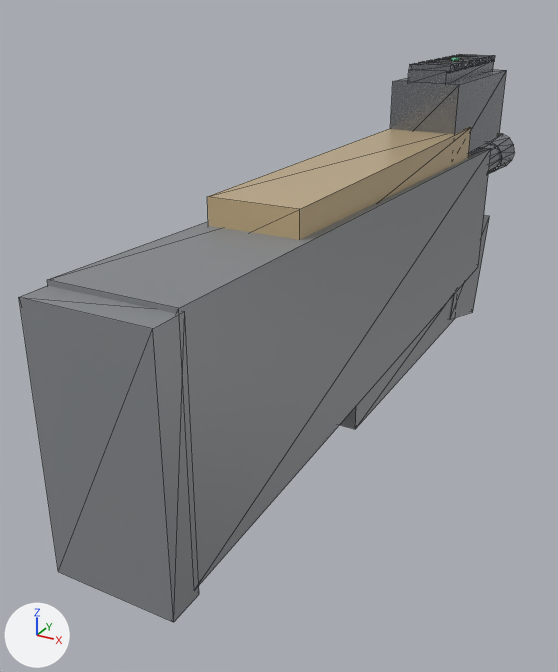
A saved change to the glTF model app/src/main/assets/models/weapon_p90.glb.
Camera for both pictures: a 50 mm camera at (0.16, -0.408, 0.157) aimed at (-0.044, -0.037, -0.028). Arrows for +X, +Y and +Z are at lower left; the lights stay in place. The older version comes first. Mesh edges are drawn as thin lines. Where no turn or scale is listed for an object, it has been applied to the vertices. Vertices at exactly the same position are counted once.

In view in the first picture: 'WeaponRoot'.
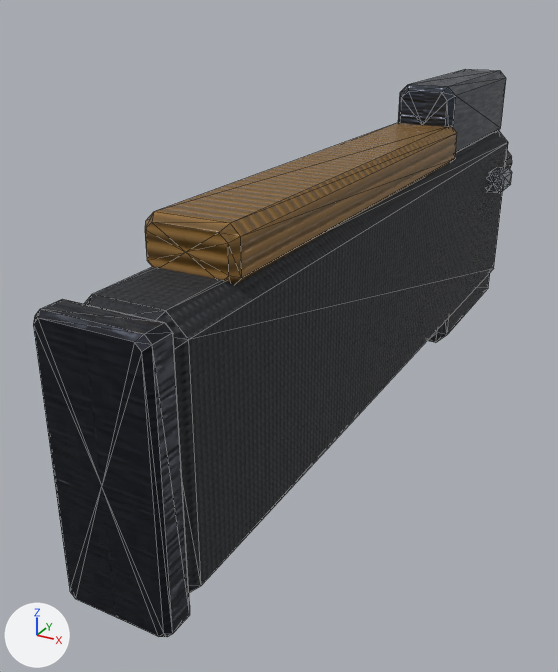
Boxes [x1, y1, x2, y2] around the edits, measured in the pictures (558 x 672 px):
'WeaponRoot', surface changed, reshaped, recoloured
    before: [19, 54, 515, 622]
    after: [33, 69, 512, 637]
'Magazine', added (brown)
    after: [145, 122, 457, 284]
'Bolt', added
    after: [487, 167, 512, 193]
part 1 of me_weaponmesh, added (mostly hidden)
    after: [505, 150, 512, 168]
part 2 of me_weaponmesh, rebuilt
    before: [47, 147, 491, 585]
    after: [84, 130, 508, 592]
part 3 of me_weaponmesh, rebuilt (7% narrower)
    before: [390, 69, 506, 152]
    after: [398, 69, 506, 153]
part 4 of me_weaponmesh, rebuilt (13% narrower)
    before: [19, 285, 199, 622]
    after: [33, 299, 190, 637]
part 5 of me_weaponmesh, rebuilt
    before: [449, 215, 489, 319]
    after: [427, 273, 490, 342]
part 6 of me_weaponmesh, deleted
    before: [207, 54, 515, 429]
part 7 of me_weaponmesh, deleted
    before: [408, 60, 494, 84]

The change, as a list of edits to the scene's bpy script:
```text
Change mat_p90_mag:
    remove # nodes: BsdfPrincipled, OutputMaterial
    remove # colours: beige #cbb38a
    nodes: BsdfPrincipled, NormalMap, OutputMaterial, SeparateColor, TexImage x3
    uses the picture img_p90_mag_albedo
    uses the picture img_p90_mag_mr
    uses the picture img_p90_mag_normal
Add mat_scope_lens:
    mat_scope_lens = bpy.data.materials.new('scope_lens')
    # uses the picture img_scope_lens_albedo
    # uses the picture img_scope_lens_mr
    # uses the picture img_scope_lens_normal
Add mat_polymer:
    mat_polymer = bpy.data.materials.new('polymer')
    # uses the picture img_polymer_albedo
    # uses the picture img_polymer_mr
    # uses the picture img_polymer_normal
Add mat_blued_steel:
    mat_blued_steel = bpy.data.materials.new('blued_steel')
    # uses the picture img_blued_steel_albedo
    # uses the picture img_blued_steel_mr
    # uses the picture img_blued_steel_normal
Add mat_dark_steel:
    mat_dark_steel = bpy.data.materials.new('dark_steel')
    # uses the picture img_dark_steel_albedo
    # uses the picture img_dark_steel_mr
    # uses the picture img_dark_steel_normal
Add mat_polished_bolt:
    mat_polished_bolt = bpy.data.materials.new('polished_bolt')
    # uses the picture img_polished_bolt_albedo
    # uses the picture img_polished_bolt_mr
    # uses the picture img_polished_bolt_normal
Change me_weaponmesh:
    verts and faces of me_weaponmesh; kept vertices keep their numbers, new ones are numbered from 180
    remove me_weaponmesh.from_pydata(...)  # 180 vertices, 292 faces; spans x -0.027..0.027, y -0.243..0.27, z -0.069..0.12
    remove me_weaponmesh.materials.append(mat_p90_poly)  # grey #8a8d91
    remove me_weaponmesh.materials.append(mat_p90_steel)  # grey #91949a
    remove me_weaponmesh.materials.append(mat_p90_mag)  # beige #cbb38a
    remove me_weaponmesh.materials.append(mat_p90_dot)  # green #8dfdc4, glowing green #59f395
    add me_weaponmesh.from_pydata(...)  # 200 vertices, 376 faces; spans x -0.024..0.024, y -0.243..0.275, z -0.07..0.107
    me_weaponmesh part 1: a new loose piece, a 14-sided cylinder along y spanning x -0.014..0.014, y 0.205..0.275, z 0.012..0.04, in mat_dark_steel
    me_weaponmesh part 2: the loose piece of 8 vertices spanning x -0.027..0.027, y -0.23..0.15, z -0.04..0.07 is rebuilt with 34 vertices and now spans x -0.024..0.024, y -0.23..0.21, z -0.054..0.064, in mat_polymer
    me_weaponmesh part 3: the loose piece of 8 vertices spanning x -0.021..0.021, y 0.068..0.183, z 0.063..0.109 is rebuilt with 34 vertices and now spans x -0.018..0.018, y 0.068..0.203, z 0.061..0.107, in mat_blued_steel
    me_weaponmesh part 4: the loose piece of 8 vertices spanning x -0.027..0.027, y -0.243..-0.227, z -0.044..0.068 is rebuilt with 34 vertices and now spans x -0.024..0.024, y -0.243..-0.227, z -0.056..0.064, in mat_dark_steel
    me_weaponmesh part 5: the loose piece of 8 vertices spanning x -0.022..0.022, y 0.094..0.176, z -0.069..0.021 is rebuilt with 34 vertices and now spans x -0.022..0.022, y 0.083..0.207, z -0.07..-0.018, in mat_polymer
    me_weaponmesh part 6: 12 loose pieces with 140 vertices, spanning x -0.022..0.022, y -0.14..0.27, z -0.057..0.12, are deleted
    me_weaponmesh part 7
    add delete_vertices([*range(40, 48)])  # with the faces that use them
    other edits to the shape of me_weaponmesh do not show in these pictures
    add me_weaponmesh.materials.append(mat_polymer)
    add me_weaponmesh.materials.append(mat_blued_steel)
    add me_weaponmesh.materials.append(mat_dark_steel)
    add me_weaponmesh.materials.append(mat_scope_lens)
Add ob_magazine:
    ob_magazine = bpy.data.objects.new('Magazine', me_magazine_mesh)  # 34 vertices, 64 faces; spans x -0.021..0.021, y -0.188..0.078, z 0.06..0.084
    ob_magazine.location = (0.0, 0.0, 0.0)
Add ob_bolt:
    ob_bolt = bpy.data.objects.new('Bolt', me_bolt_mesh)  # 34 vertices, 64 faces; spans x 0.021..0.035, y 0.151..0.179, z 0.027..0.041
    ob_bolt.location = (0.0, 0.0, 0.0)
```
